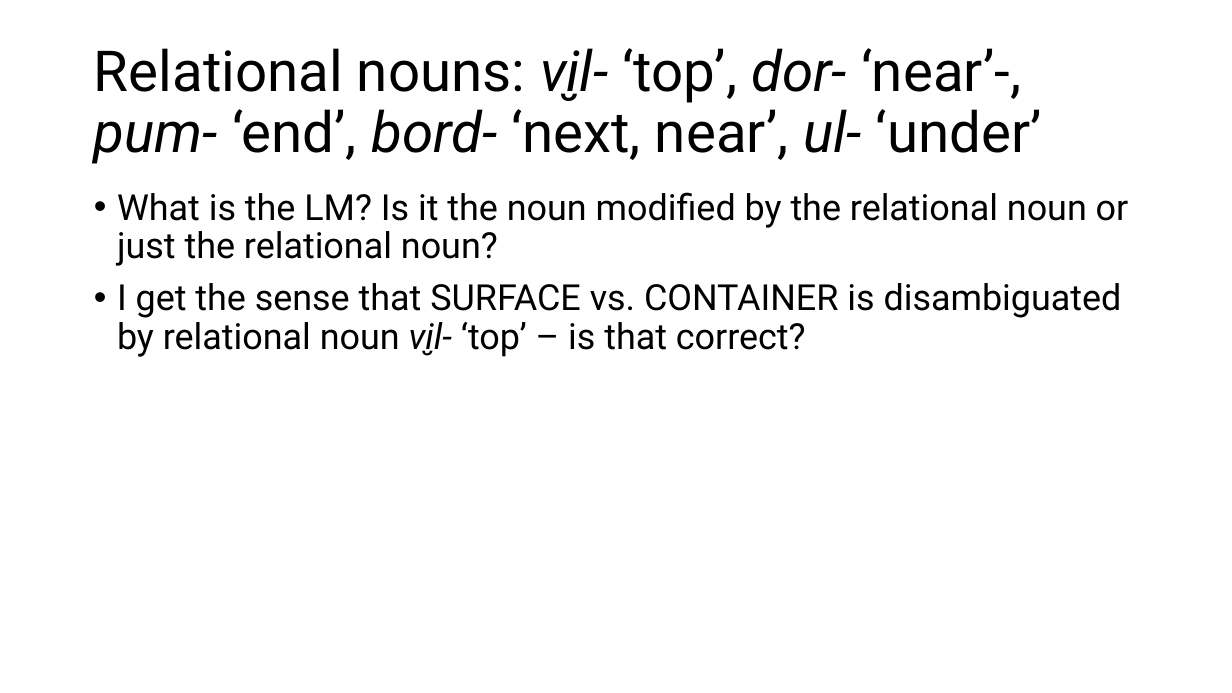
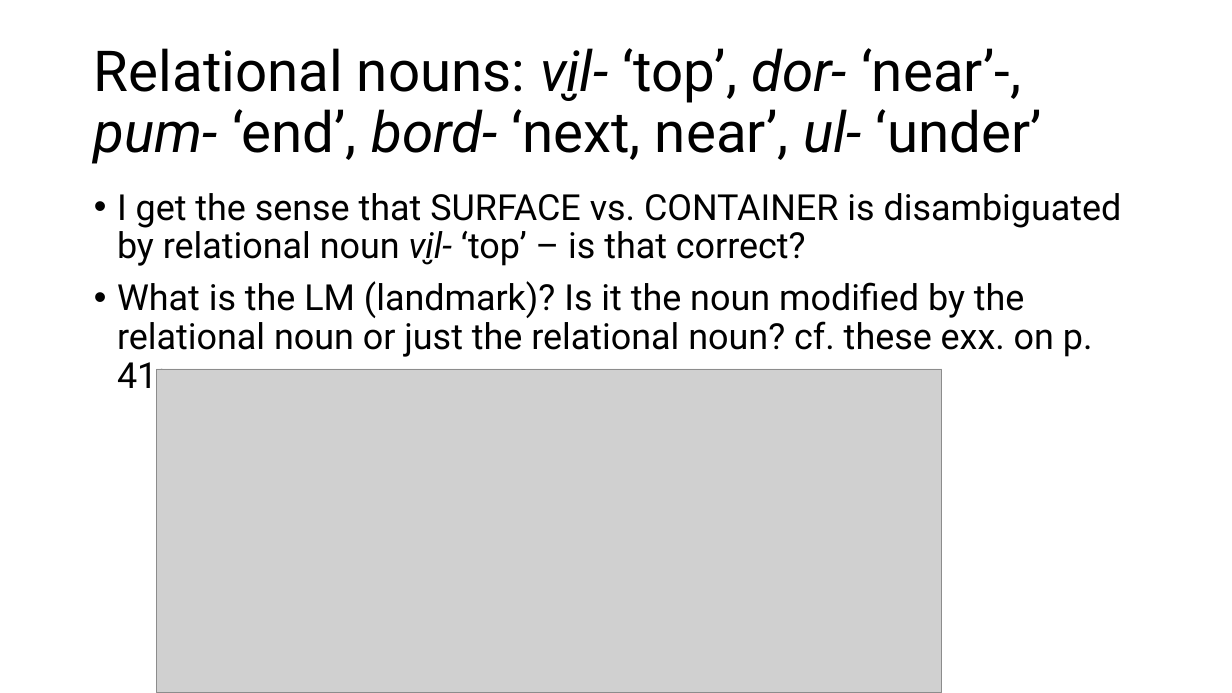
Before and after one commit to lajanda/lajanda.github.io, a slide deck: slide 19 of conference presentations/Defense_Erkkila.pptx (slide 17 before the commit). Drawn at 1232x693 pixels with LibreOffice and Linux fonts; fonts in the diff are those of the drawing; grey boxes stand for pictures. Boxes give left, top, right and bottom in pixels: in the first picture for what was removed or moved away, otherwise in the second. Text is boxed around its words. In the diff, an @@ line names an element or a change of style, - is before the commit and + after.

```diff
--- a/conference presentations/Defense_Erkkila.pptx
+++ b/conference presentations/Defense_Erkkila.pptx
@@ text at (x1=117, y1=192, x2=1129, y2=266): paragraph removed @@
-• What is the LM? Is it the noun modified by the relational noun or just the relational noun?
@@ text at (x1=117, y1=281, x2=1093, y2=397): paragraph added @@
+• What is the LM (landmark)? Is it the noun modified by the relational noun or just the relational noun? cf. these exx. on p. 41:
@@ picture added at (x1=156, y1=369, x2=942, y2=693) @@
```
Also in this commit, not shown: 17 other slides changed, 6 slides added, 1 slide removed, 1 other file.
